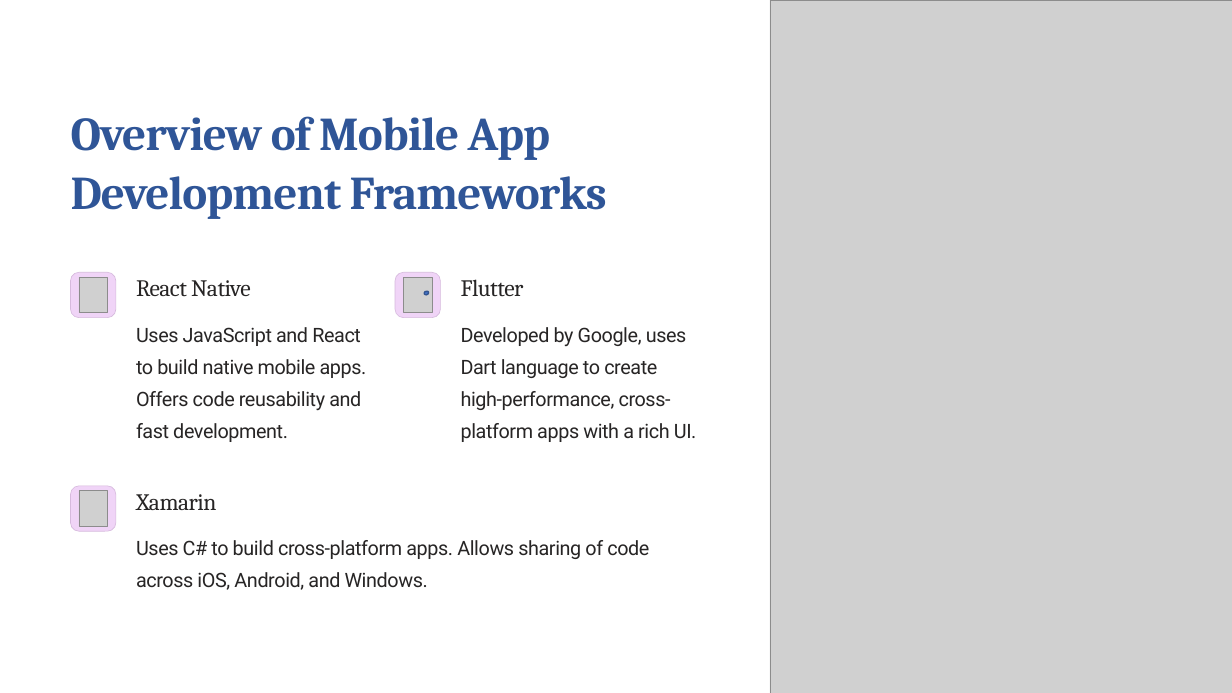
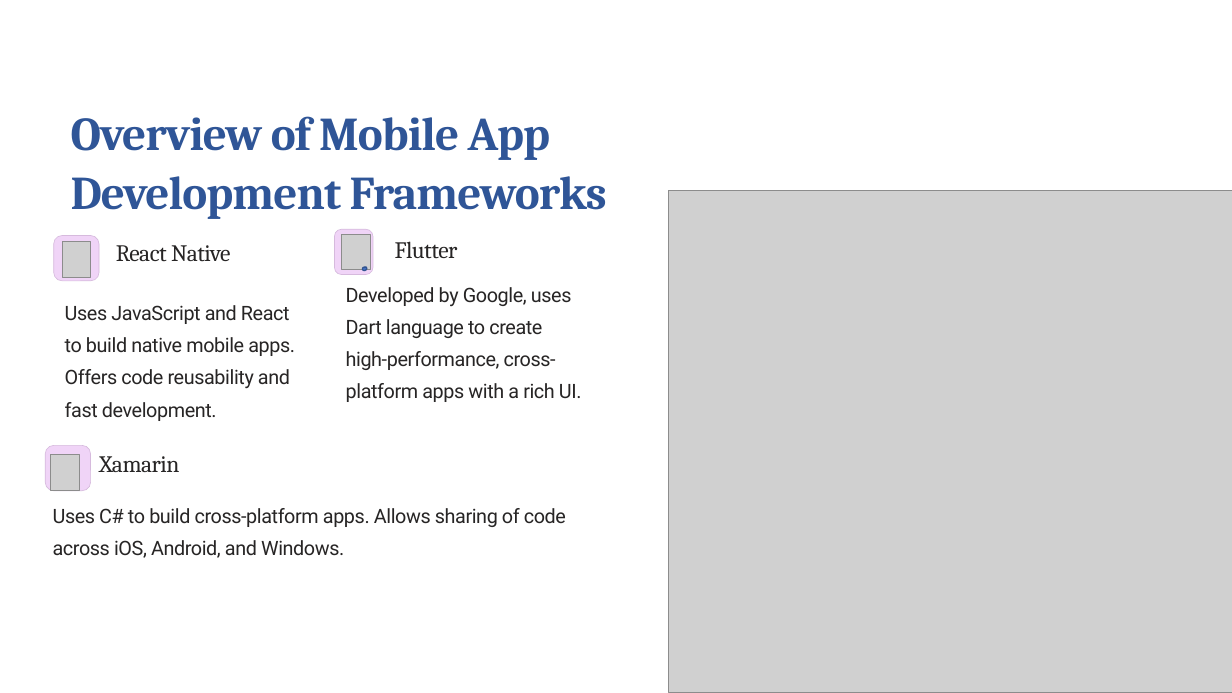
Before and after one commit to Pascaline-sudo/Group_1, a slide deck: slide 5 of Task 1 Powerpoint.pptx. Drawn at 1232x693 pixels with LibreOffice and Linux fonts; fonts in the diff are those of the drawing; grey boxes stand for pictures; background and template pictures are left out. Boxes give left, top, right and bottom in pixels: in the first picture for what was removed or moved away, otherwise in the second. Text is boxed around its words. In the diff, an @@ line names an element or a change of style, - is before the commit and + after.

```diff
--- a/Task 1 Powerpoint.pptx
+++ b/Task 1 Powerpoint.pptx
@@ picture: place and size @@
-picture at bbox=[770, 0, 1232, 693]
+picture at bbox=[668, 190, 1232, 693]
@@ rounded rectangle: place and size @@
-rounded rectangle at bbox=[71, 273, 116, 318]
+rounded rectangle at bbox=[54, 236, 99, 281]
@@ text "React Native": place and size @@
-text "React Native" at bbox=[136, 280, 250, 297]
+text "React Native" at bbox=[116, 245, 230, 262]
@@ rounded rectangle: place and size @@
-rounded rectangle at bbox=[395, 273, 440, 318]
+rounded rectangle at bbox=[334, 229, 373, 275]
@@ picture: place and size @@
-picture at bbox=[403, 277, 432, 313]
+picture at bbox=[342, 234, 370, 270]
@@ text "Flutter": place and size @@
-text "Flutter" at bbox=[461, 279, 524, 297]
+text "Flutter" at bbox=[395, 241, 458, 259]
@@ picture: place and size @@
-picture at bbox=[79, 277, 108, 313]
+picture at bbox=[62, 242, 91, 277]
@@ cloud: place and size @@
-cloud at bbox=[424, 291, 429, 295]
+cloud at bbox=[363, 267, 367, 271]
@@ text "Uses JavaScript and React to ...": place and size @@
-text "Uses JavaScript and React to ..." at bbox=[136, 327, 367, 442]
+text "Uses JavaScript and React to ..." at bbox=[65, 305, 295, 421]
@@ text "Developed by Google, uses Dart ...": place and size @@
-text "Developed by Google, uses Dart ..." at bbox=[461, 327, 697, 442]
+text "Developed by Google, uses Dart ..." at bbox=[346, 287, 582, 402]
@@ rounded rectangle: place and size @@
-rounded rectangle at bbox=[71, 486, 116, 531]
+rounded rectangle at bbox=[45, 445, 91, 490]
@@ text "Xamarin": place and size @@
-text "Xamarin" at bbox=[136, 494, 217, 510]
+text "Xamarin" at bbox=[99, 456, 180, 472]
@@ picture: place and size @@
-picture at bbox=[79, 490, 108, 526]
+picture at bbox=[51, 455, 79, 490]
@@ text "Uses C# to build cross-platform ...": place and size @@
-text "Uses C# to build cross-platform ..." at bbox=[136, 540, 649, 590]
+text "Uses C# to build cross-platform ..." at bbox=[53, 508, 566, 558]
```
Also in this commit, not shown: 8 other slides changed, 2 slides added, 3 slides removed.
